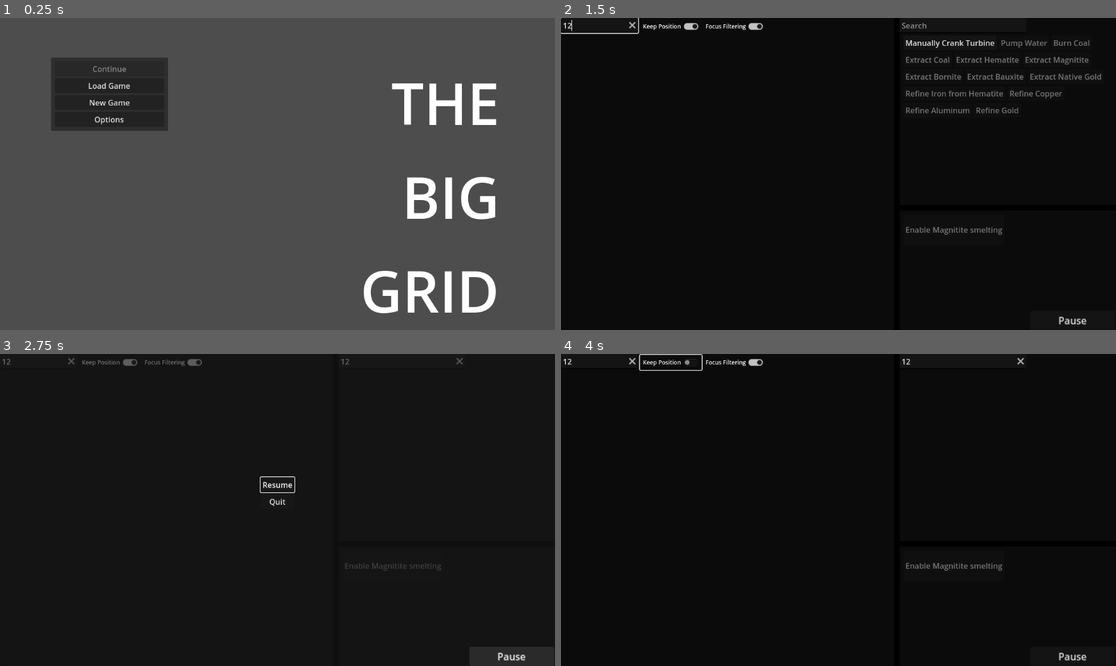
Above: before the commit, frames 1-4 (two rows, left to right).
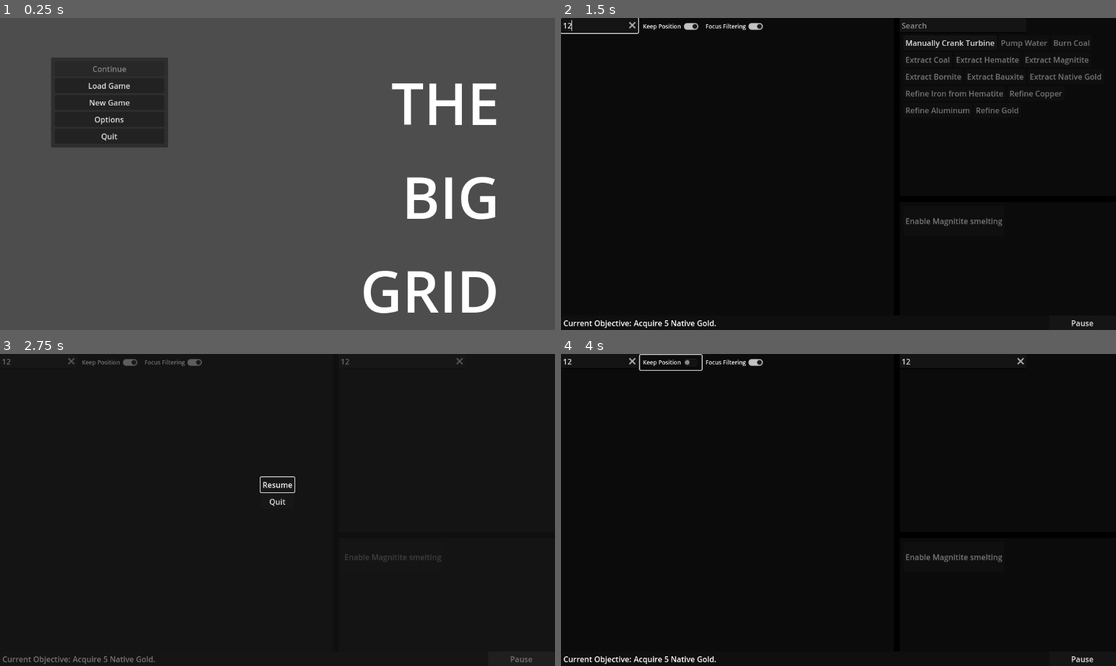
Above: after the commit, the same moments.

Repository: Carth501/The-Big-Grid
Game: Godot game, scene res://scenes/MainMenu.tscn
Two runs of this game, one before a commit and one after it. Both use one fixed random seed, a clock stepped at 60 frames per second and the inputs below. Sound files missing from this copy of the repository are replaced by a short silence.
Inputs (mouse positions are in pixels of both pictures, inside the frame that each line leads up to):
- Up to frame 1 (0.25 s): no input
- Up to frame 2 (1.5 s): click "New Game" at 0.5 s; click (599, 24) at 1.27 s; type "12" at 1.35 s
- Up to frame 3 (2.75 s): click (399, 360) at 1.5 s; type "12" at 1.58 s; click "Pause" at 2 s
- Up to frame 4 (4 s): click "Resume" at 2.75 s; click "Keep Position" at 3.5 s

The runs differ from the first frame. In frame 1, 1.1% of the frame differs, in the area x 9-31%, y 36-42%; in frame 2, 0.7%; in frame 3, 0.5%; in frame 4, 0.7%.

Commit message:
add objective text to bottom line

Diff:
--- /dev/null
+++ b/data/objective_texts_en.json
@@ -0,0 +1,4 @@
+{
+	"test1": "Acquire 5 Native Gold.",
+	"test2": "The objective doesn't actually have to be HELPFUL."
+}
--- a/data/objectives.json
+++ b/data/objectives.json
@@ -1,11 +1,13 @@
 {
 	"test" : [
 		{
+			"stepId": "test1",
 			"native_gold": [
 				{"greater_than": {"const": 4}},
 			]
 		},
 		{
+			"stepId": "test2",
 			"iron_ingot": [
 				{"greater_than": {"const": 10}},
 				{"less_than": {"const": 20}},
--- a/project.godot
+++ b/project.godot
@@ -26,6 +26,7 @@
 Logic_Directory_Single="*res://scripts/singletons/LogicDirectory.gd"
 Save_Handler_Single="*res://scripts/singletons/SaveHandler.gd"
 Objectives_Table_Single="*res://scripts/singletons/ObjectivesTable.gd"
+ObjectivesTextsSingle="*res://scripts/singletons/ObjectivesTexts.gd"
 
 [display]
 
--- a/scenes/Game.tscn
+++ b/scenes/Game.tscn
@@ -21,6 +21,7 @@
 [ext_resource type="AudioStream" uid="uid://cdo74pgnqchtb" path="res://sound/music/_Workers' Delight_ The Big Grid, Pirate Software Gamejam 15.ogg" id="12_dwipf"]
 [ext_resource type="Script" path="res://scripts/logic/OptionsOverseer.gd" id="12_oy6by"]
 [ext_resource type="Script" path="res://scripts/logic/ObjectiveSystem.gd" id="14_lsg5e"]
+[ext_resource type="Script" path="res://scripts/CurrentObjectiveLine.gd" id="15_3ikv4"]
 [ext_resource type="Script" path="res://scenes/PauseMenu.gd" id="15_pb3et"]
 
 [node name="Game" type="Node" node_paths=PackedStringArray("supply_collection", "action_manager", "machine_factory", "save_file_panel", "save_file_name")]
@@ -42,9 +43,10 @@
 
 [node name="MiddleSplit" type="HSplitContainer" parent="Display"]
 layout_mode = 1
-anchors_preset = 15
-anchor_right = 1.0
-anchor_bottom = 1.0
+anchors_preset = -1
+anchor_right = 1.0
+anchor_bottom = 1.0
+offset_bottom = -30.0
 grow_horizontal = 2
 grow_vertical = 2
 split_offset = 600
@@ -303,6 +305,53 @@
 text = "Save
 "
 
+[node name="Panel" type="Panel" parent="Display"]
+layout_mode = 1
+anchors_preset = 12
+anchor_top = 1.0
+anchor_right = 1.0
+anchor_bottom = 1.0
+offset_top = -30.0
+grow_horizontal = 2
+grow_vertical = 0
+
+[node name="Button" type="Button" parent="Display/Panel"]
+layout_mode = 1
+anchors_preset = 6
+anchor_left = 1.0
+anchor_top = 0.5
+anchor_right = 1.0
+anchor_bottom = 0.5
+offset_left = -139.0
+offset_top = -15.5
+offset_bottom = 15.5
+grow_horizontal = 0
+grow_vertical = 2
+text = "Pause"
+
+[node name="CurrentObjectiveLine" type="Control" parent="Display/Panel" node_paths=PackedStringArray("objective_text")]
+anchors_preset = 0
+offset_right = 40.0
+offset_bottom = 40.0
+script = ExtResource("15_3ikv4")
+objective_text = NodePath("ObjectiveText")
+
+[node name="Label" type="Label" parent="Display/Panel/CurrentObjectiveLine"]
+layout_mode = 0
+offset_left = 5.0
+offset_top = 4.0
+offset_right = 151.0
+offset_bottom = 27.0
+text = "Current Objective: "
+
+[node name="ObjectiveText" type="Label" parent="Display/Panel/CurrentObjectiveLine"]
+layout_mode = 0
+offset_left = 151.0
+offset_top = 4.0
+offset_right = 977.0
+offset_bottom = 27.0
+text_overrun_behavior = 3
+
 [node name="MusicSystem" type="Node" parent="Display" node_paths=PackedStringArray("music_players")]
 process_mode = 3
 script = ExtResource("9_vk0jb")
@@ -403,38 +452,6 @@
 [node name="Quit" type="Button" parent="PauseMenu/MarginContainer/VBoxContainer"]
 layout_mode = 2
 text = "Quit"
-
-[node name="Control" type="Control" parent="."]
-layout_mode = 3
-anchors_preset = 3
-anchor_left = 1.0
-anchor_top = 1.0
-anchor_right = 1.0
-anchor_bottom = 1.0
-offset_left = -177.0
-offset_top = -40.0
-offset_right = -4.0
-grow_horizontal = 0
-grow_vertical = 0
-
-[node name="VBoxContainer" type="VBoxContainer" parent="Control"]
-layout_mode = 1
-anchors_preset = 3
-anchor_left = 1.0
-anchor_top = 1.0
-anchor_right = 1.0
-anchor_bottom = 1.0
-offset_left = -174.0
-offset_top = -40.0
-offset_right = -35.0
-offset_bottom = -8.0
-grow_horizontal = 0
-grow_vertical = 0
-scale = Vector2(1.27, 1.283)
-
-[node name="Button" type="Button" parent="Control/VBoxContainer"]
-layout_mode = 2
-text = "Pause"
 
 [connection signal="dragged" from="Display/MiddleSplit" to="Display/MiddleSplit" method="_on_dragged"]
 [connection signal="resized" from="Display/MiddleSplit" to="Display/MiddleSplit" method="_on_resized"]
@@ -451,6 +468,7 @@
 [connection signal="text_changed" from="Display/SaveFilePanel/Panel/TextEdit" to="." method="change_save_name"]
 [connection signal="pressed" from="Display/SaveFilePanel/Panel/Cancel" to="." method="toggle_save_file_panel"]
 [connection signal="pressed" from="Display/SaveFilePanel/Panel/Save" to="." method="save_as"]
+[connection signal="pressed" from="Display/Panel/Button" to="PauseMenu" method="pause_or_unpause"]
 [connection signal="finished" from="Display/MusicSystem/OrcDanceIndustrial" to="Display/MusicSystem" method="next_track"]
 [connection signal="finished" from="Display/MusicSystem/OrcDanceIntermediate" to="Display/MusicSystem" method="next_track"]
 [connection signal="finished" from="Display/MusicSystem/OrcDanceOrchestral" to="Display/MusicSystem" method="next_track"]
@@ -463,7 +481,7 @@
 [connection signal="open_menu" from="Logic/ActionManager" to="Display/MiddleSplit/RightSplit/ActionBackground" method="open_menu"]
 [connection signal="update_filter" from="Logic/FilterForeman" to="Display/MiddleSplit/SupplyBackground/SupplyScrollContainer/MarginContainer/HFlowContainer" method="filter"]
 [connection signal="update_focus_filtering" from="Logic/OptionsOverseer" to="Logic/FilterForeman" method="set_secondary_filter_active"]
+[connection signal="newStepDescription" from="Logic/ObjectiveSystem" to="Display/Panel/CurrentObjectiveLine" method="update_objective"]
 [connection signal="timeout" from="Logic/AutosaveTimer" to="." method="autosave"]
 [connection signal="pressed" from="PauseMenu/MarginContainer/VBoxContainer/Resume" to="PauseMenu" method="pause_or_unpause"]
 [connection signal="pressed" from="PauseMenu/MarginContainer/VBoxContainer/Quit" to="PauseMenu" method="_quitGame"]
-[connection signal="pressed" from="Control/VBoxContainer/Button" to="PauseMenu" method="pause_or_unpause"]
--- a/scenes/MainMenu.tscn
+++ b/scenes/MainMenu.tscn
@@ -80,7 +80,6 @@
 text = "Options"
 
 [node name="Quit" type="Button" parent="Links/MarginContainer/VBoxContainer"]
-visible = false
 layout_mode = 2
 text = "Quit
 "
--- /dev/null
+++ b/scripts/CurrentObjectiveLine.gd
@@ -0,0 +1,6 @@
+extends Control
+
+@export var objective_text : Label
+
+func update_objective(new_obj : String):
+	objective_text.text = new_obj
--- a/scripts/logic/ObjectiveSystem.gd
+++ b/scripts/logic/ObjectiveSystem.gd
@@ -1,5 +1,6 @@
 class_name Objective_System extends Node
 
+signal newStepDescription(String)
 @export var supply_collection : Supply_Collection
 var active_objective : Dictionary
 var future_objectives := []
@@ -19,13 +20,17 @@
 		return
 	active_objective = new_objective
 	for supply_id in active_objective:
-		var supply = supply_collection.get_supply(supply_id)
-		while(supply == null):
-			await supply_collection.new_supply
-			supply = supply_collection.get_supply(supply_id)
-		supply.set_objective(active_objective[supply_id])
-		supply.update_value.connect(check_victory)
-		check_victory(0)
+		if(supply_id == "stepId"):
+			var stepId = active_objective[supply_id]
+			newStepDescription.emit(ObjectivesTextsSingle.data[stepId])
+		else:
+			var supply = supply_collection.get_supply(supply_id)
+			while(supply == null):
+				await supply_collection.new_supply
+				supply = supply_collection.get_supply(supply_id)
+			supply.set_objective(active_objective[supply_id])
+			supply.update_value.connect(check_victory)
+			check_victory(0)
 
 func check_victory(_value):
 	if(check_conditions()):
@@ -33,21 +38,23 @@
 
 func check_conditions():
 	for supply_id in active_objective:
-		var supply = supply_collection.get_supply(supply_id)
-		var criteria_list = active_objective[supply_id]
-		for criteria in criteria_list:
-			if(criteria.has("less_than")):
-				return check_less_than(supply, criteria.less_than)
-			elif(criteria.has("equal_to")):
-				return check_equal_to(supply, criteria.equal_to)
-			elif(criteria.has("greater_than")):
-				return check_greater_than(supply, criteria.greater_than)
+		if(supply_id != "stepId"):
+			var supply = supply_collection.get_supply(supply_id)
+			var criteria_list = active_objective[supply_id]
+			for criteria in criteria_list:
+				if(criteria.has("less_than")):
+					return check_less_than(supply, criteria.less_than)
+				elif(criteria.has("equal_to")):
+					return check_equal_to(supply, criteria.equal_to)
+				elif(criteria.has("greater_than")):
+					return check_greater_than(supply, criteria.greater_than)
 
 func unsubscribe_supplies():
 	for supply_id in active_objective:
-		var supply = supply_collection.get_supply(supply_id)
-		supply.update_value.disconnect(check_victory)
-		supply.unset_objective()
+		if(supply_id != "stepId"):
+			var supply = supply_collection.get_supply(supply_id)
+			supply.update_value.disconnect(check_victory)
+			supply.unset_objective()
 
 func check_less_than(supply : Supply, criteria : Dictionary) -> bool:
 	if(criteria.has("supply")):
--- /dev/null
+++ b/scripts/singletons/ObjectivesTexts.gd
@@ -0,0 +1,19 @@
+extends Node
+
+var data : Dictionary
+@export var data_path = "res://data/objective_texts_en.json"
+
+func _ready():
+	data = load_json_file(data_path)
+
+func load_json_file(filePath: String):
+	if FileAccess.file_exists(filePath):
+		var dataFile = FileAccess.open(filePath, FileAccess.READ)
+		var parsedResult = JSON.parse_string(dataFile.get_as_text())
+
+		if parsedResult is Dictionary:
+			return parsedResult
+		else:
+			push_error("error reading the actions file")
+	else:
+		push_error("actions file does not exist")
Not shown: 1 places in scenes/Game.tscn that only renumber resources
